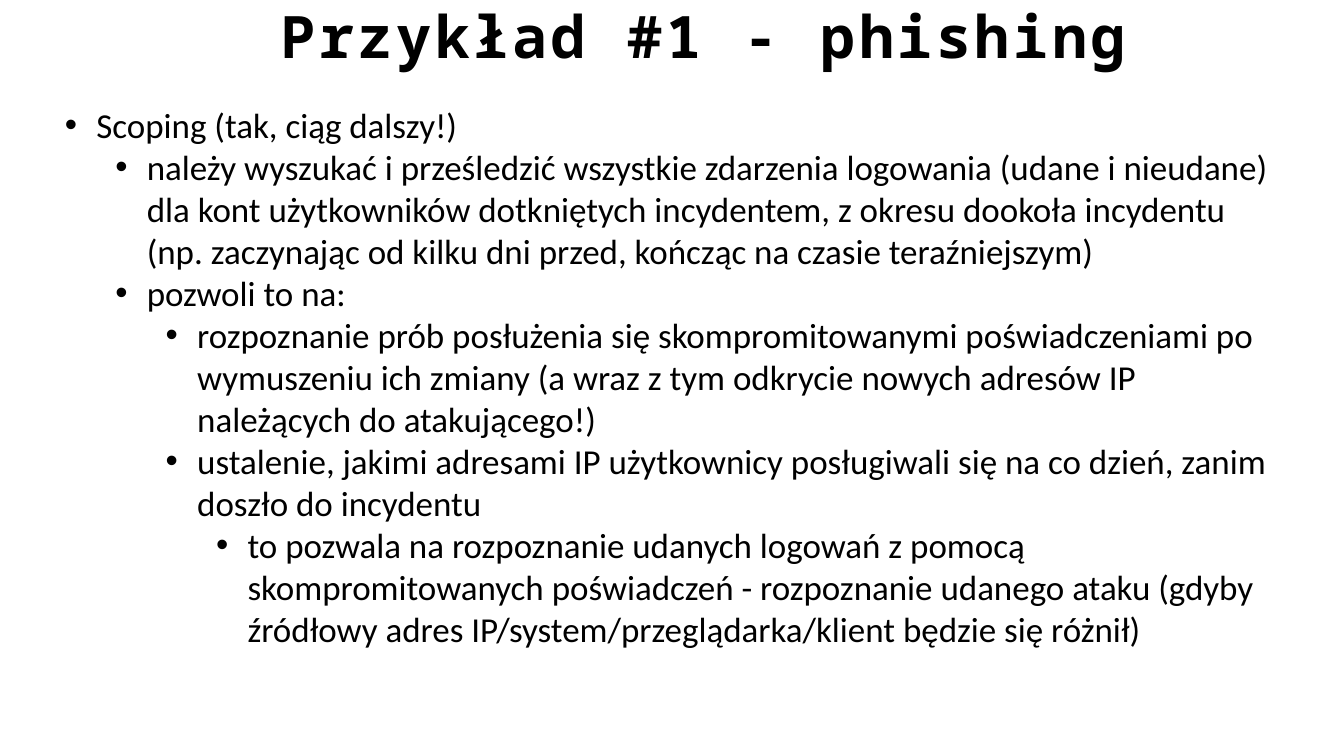
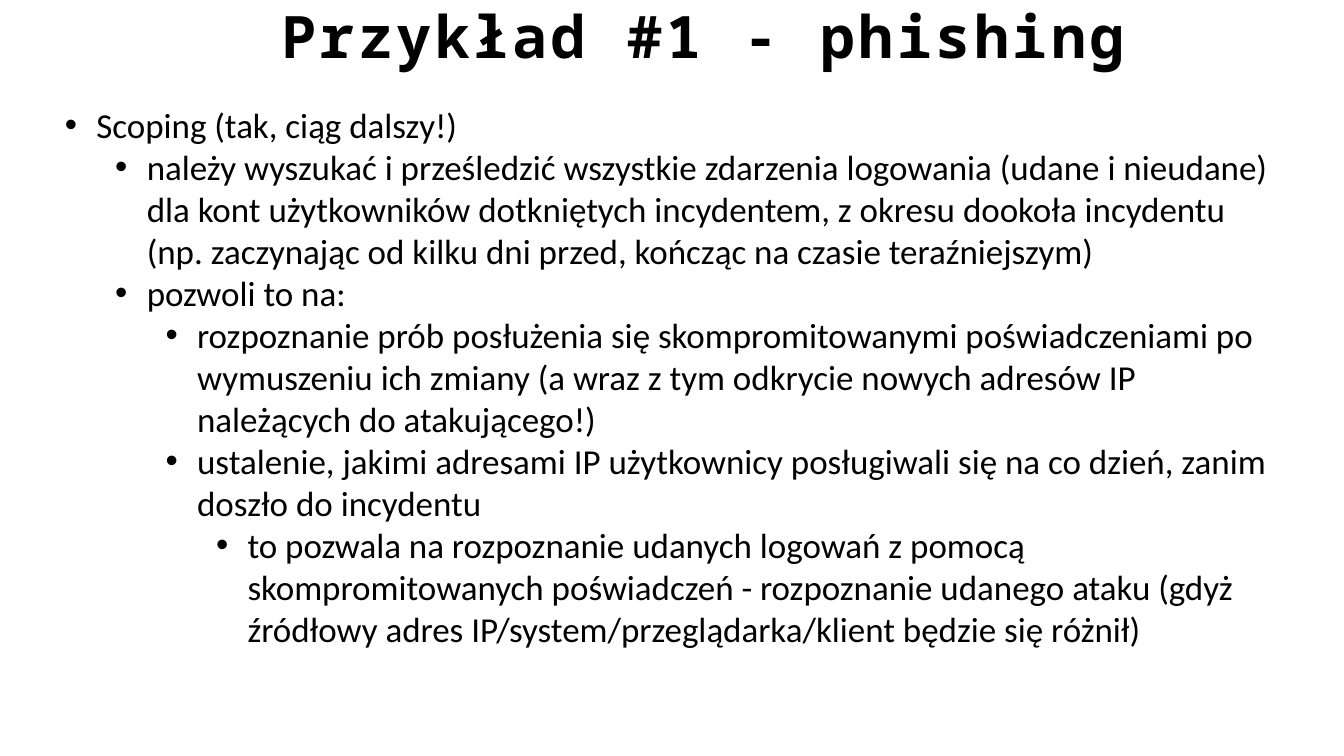
Before and after one commit to ewilded/DFIR, a slide deck: slide 36 of 6_Reagowanie_na_incydenty.pptx. Drawn at 1344x756 pixels with LibreOffice and Linux fonts; fonts in the diff are those of the drawing. Boxes give left, top, right and bottom in pixels: in the first picture for what was removed or moved away, otherwise in the second. Text is boxed around its words. In the diff, an @@ line names an element or a change of style, - is before the commit and + after.

```diff
--- a/6_Reagowanie_na_incydenty.pptx
+++ b/6_Reagowanie_na_incydenty.pptx
@@ text at [248,533,1232,648]: text changed @@
-      • to pozwala na rozpoznanie udanych logowań z pomocą skompromitowanych poświadczeń - rozpoznanie udanego ataku (gdyby źródłowy adres IP/system/przeglądarka/klient będzie się różnił)
+      • to pozwala na rozpoznanie udanych logowań z pomocą skompromitowanych poświadczeń - rozpoznanie udanego ataku (gdyż źródłowy adres IP/system/przeglądarka/klient będzie się różnił)
```
Also in this commit, not shown: 17 other slides changed, 4 other files.
